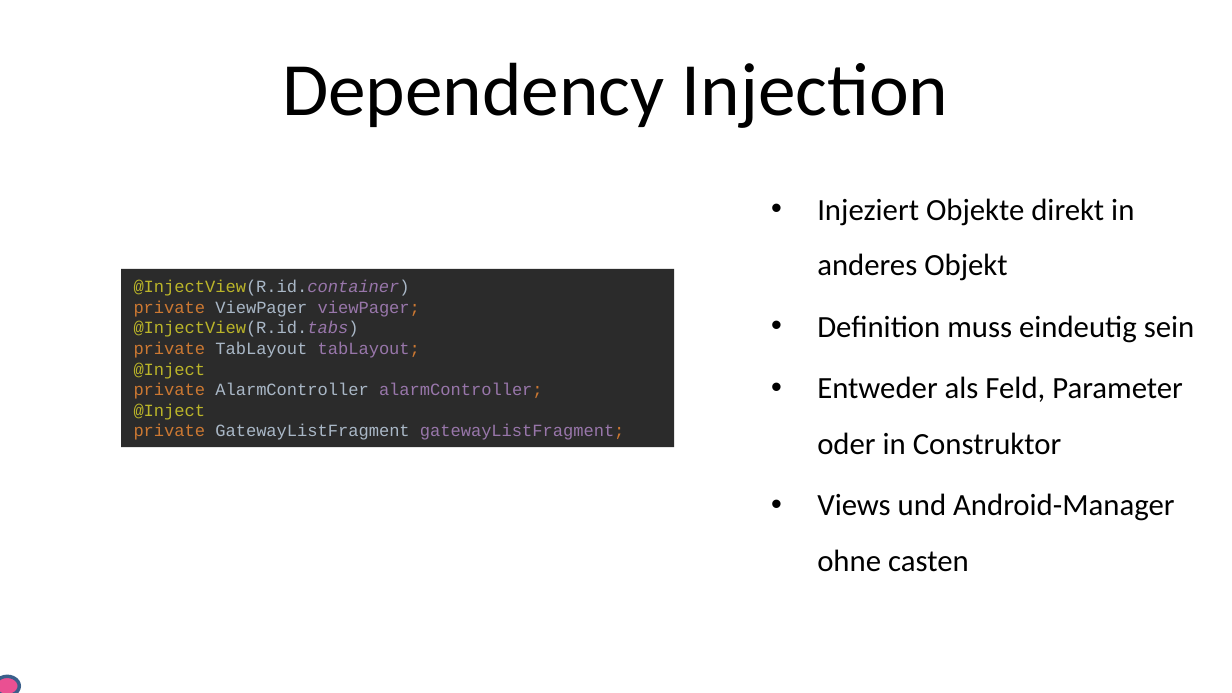
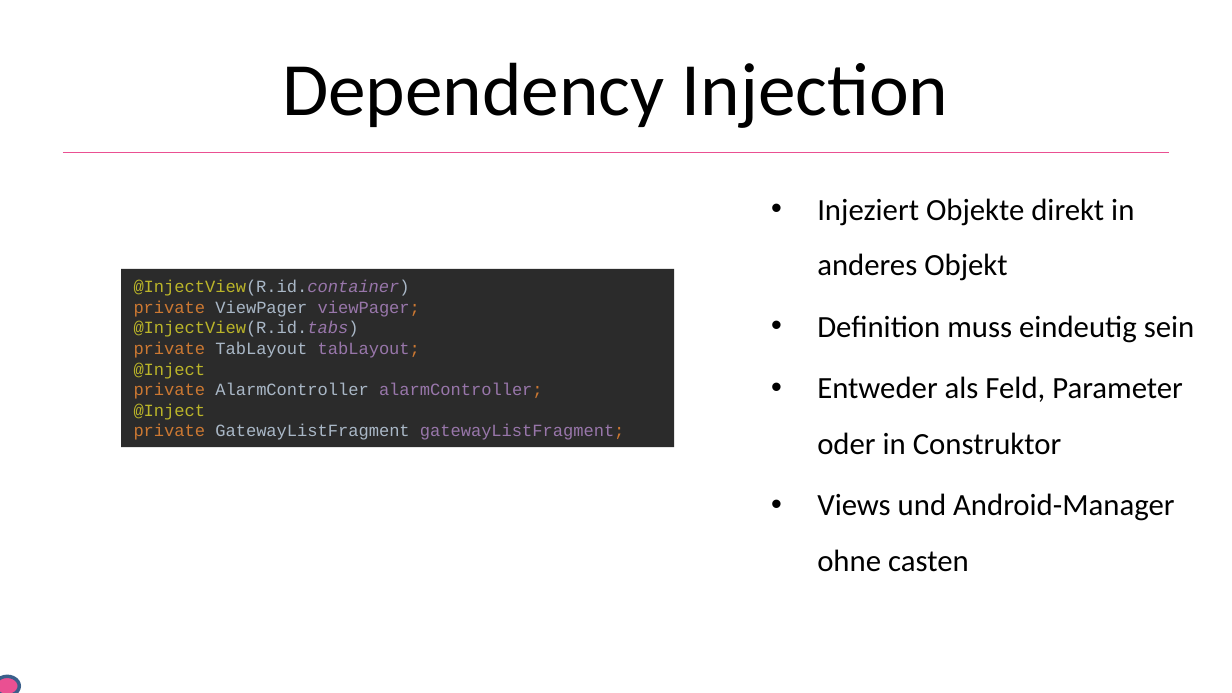
Before and after one commit to He1md4ll/MobileMeshViewer, a slide deck: slide 14 of docs/mobile_meshviewer_praezi.pptx. Drawn at 1232x693 pixels with LibreOffice and Linux fonts; fonts in the diff are those of the drawing; background and template pictures are left out. Boxes give left, top, right and bottom in pixels: in the first picture for what was removed or moved away, otherwise in the second. Text is boxed around its words. In the diff, an @@ line names an element or a change of style, - is before the commit and + after.

```diff
--- a/docs/mobile_meshviewer_praezi.pptx
+++ b/docs/mobile_meshviewer_praezi.pptx
@@ line added from (63, 153) to (1169, 153), #EA5092 0.75 pt @@
```
Also in this commit, not shown: 5 other slides changed, 1 slide removed.
